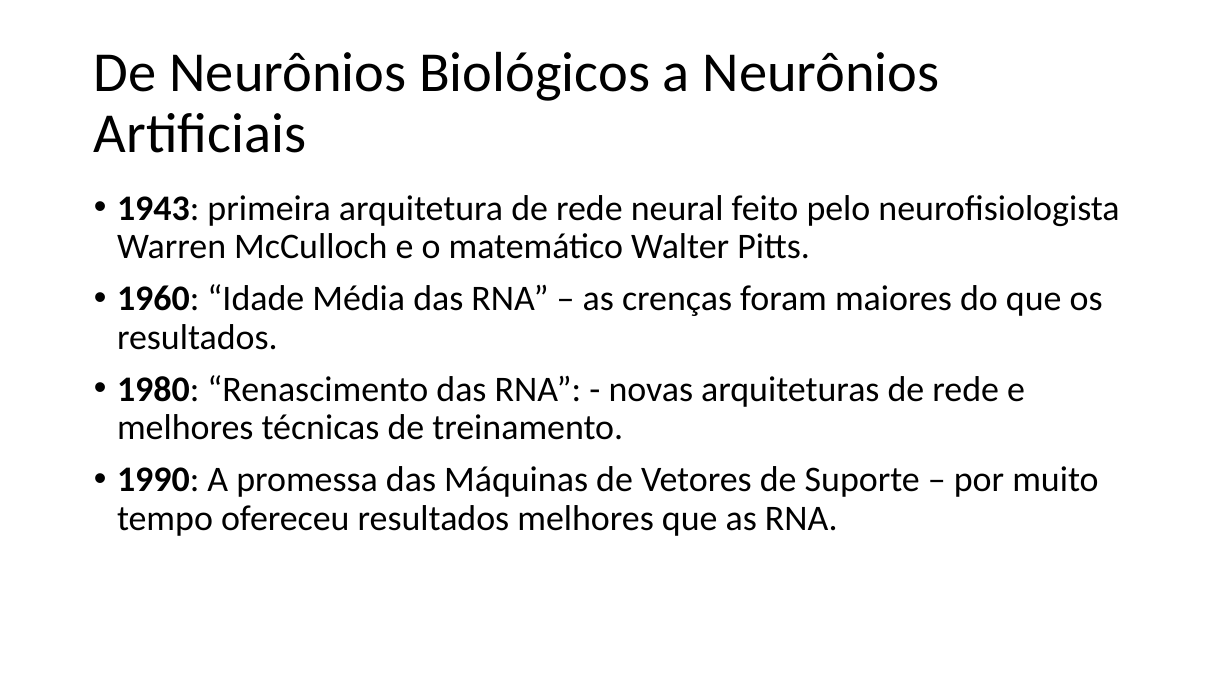
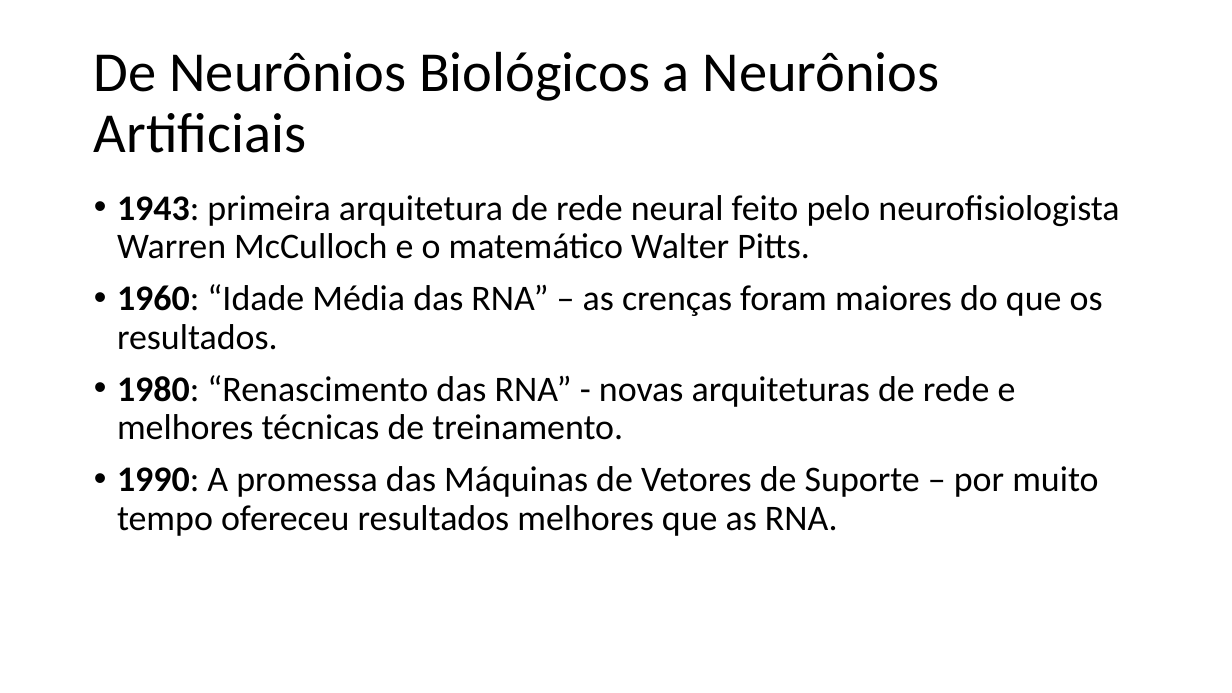
Before and after one commit to Alyssonmach/CnnResearchMeetings, a slide deck: slide 3 of 02-10-2020/Projeto-Pesquisa-02-10-2020.pptx. Drawn at 1232x693 pixels with LibreOffice and Linux fonts; fonts in the diff are those of the drawing. Boxes give left, top, right and bottom in pixels: in the first picture for what was removed or moved away, otherwise in the second. Text is boxed around its words. In the diff, an @@ line names an element or a change of style, - is before the commit and + after.

```diff
--- a/02-10-2020/Projeto-Pesquisa-02-10-2020.pptx
+++ b/02-10-2020/Projeto-Pesquisa-02-10-2020.pptx
@@ text at box(117, 375, 1016, 440): text changed @@
-• 1980: “Renascimento das RNA”: - novas arquiteturas de rede e melhores técnicas de treinamento.
+• 1980: “Renascimento das RNA” - novas arquiteturas de rede e melhores técnicas de treinamento.
```
Also in this commit, not shown: 3 other slides changed, 1 slide added, 1 slide removed.
